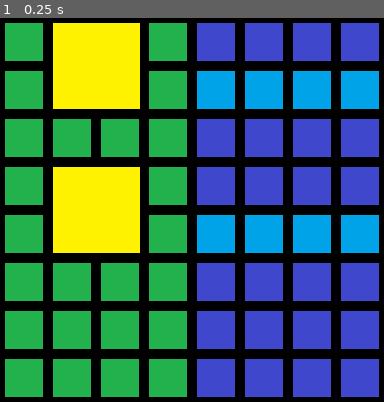
Above: before the commit, frame 1.
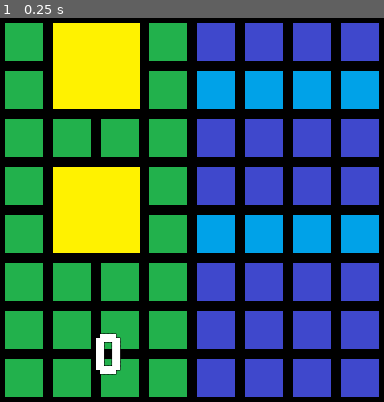
Above: after the commit, the same moment.

Repository: CamComDuck/TapTheDucks
Game: Godot game, scene res://level/level.tscn
The game is run twice, just before and just after one commit, with the same random seed, the same clock (stepped at 60 frames per second) and the same inputs.
Inputs:
- Up to frame 1 (0.25 s): no input
The pictures show only the part of the screen within x 0-50%, y 50-100%; the shares and areas given below are measured in that part.

The runs differ from the first frame. In frame 1, 0.6% of the frame differs, in the area x 25-32%, y 82-93%.

Commit message:
Add win condition based on points and game end ui

Diff:
--- a/project/duck/duck.gd
+++ b/project/duck/duck.gd
@@ -35,6 +35,8 @@
 		move_timer.stop()
 		_fruits_eaten += 1
 		base_duck_sprite.play("eating")
+		if _fruits_eaten == _duck_type.max_fruits:
+			ResourceTracker.points += _duck_type.point_value
 		return true
 
 	else:
@@ -62,6 +64,7 @@
 
 		if _fruits_eaten == _duck_type.max_fruits:
 			base_duck_sprite.flip_h = not base_duck_sprite.flip_h
+
 		else:
 			move_timer.start()
 			AudioController.play_sound_duck_eat_unfinished()
--- a/project/duck/duck_types.gd
+++ b/project/duck/duck_types.gd
@@ -5,3 +5,4 @@
 @export var max_fruits : int
 @export var is_fast_type : bool
 @export var color : Color
+@export var point_value : int
--- a/project/duck/resources/duck_angry.tres
+++ b/project/duck/resources/duck_angry.tres
@@ -8,3 +8,4 @@
 max_fruits = 2
 is_fast_type = true
 color = Color(1, 0, 0, 1)
+point_value = 60
--- a/project/duck/resources/duck_basic.tres
+++ b/project/duck/resources/duck_basic.tres
@@ -8,3 +8,4 @@
 max_fruits = 1
 is_fast_type = false
 color = Color(1, 1, 0, 1)
+point_value = 30
--- a/project/duck/resources/duck_fast.tres
+++ b/project/duck/resources/duck_fast.tres
@@ -8,3 +8,4 @@
 max_fruits = 1
 is_fast_type = true
 color = Color(1, 0.47451, 0, 1)
+point_value = 40
--- a/project/duck/resources/duck_hungry.tres
+++ b/project/duck/resources/duck_hungry.tres
@@ -8,3 +8,4 @@
 max_fruits = 2
 is_fast_type = false
 color = Color(0, 1, 0, 1)
+point_value = 50
--- /dev/null
+++ b/project/level/game_overlay.gd
@@ -0,0 +1,19 @@
+extends Control
+
+@onready var points_label := $PointsLabel as Label
+@onready var game_end_container := $GameEndContainer as VBoxContainer
+@onready var game_end_label := $GameEndContainer/GameEndLabel as Label
+
+func _physics_process(_delta: float) -> void:
+	points_label.text = str(ResourceTracker.points)
+
+
+func game_end(is_win : bool) -> void:
+	if is_win:
+		game_end_label.text = "You win!"
+	else:
+		game_end_label.text = "You lose!"
+
+	game_end_container.position.x = 384 - (game_end_container.size.x / 2)
+	game_end_container.position.y = 384 - (game_end_container.size.y / 2)
+	game_end_container.show()
--- /dev/null
+++ b/project/level/game_overlay.tscn
@@ -0,0 +1,34 @@
+[gd_scene load_steps=3 format=3 uid="uid://bvl71gsqryfai"]
+
+[ext_resource type="Script" path="res://level/game_overlay.gd" id="1_6vak0"]
+[ext_resource type="Theme" uid="uid://cehlnuq88iqv4" path="res://primary_theme.tres" id="1_wh8a7"]
+
+[node name="GameOverlay" type="Control"]
+layout_mode = 3
+anchors_preset = 15
+anchor_right = 1.0
+anchor_bottom = 1.0
+grow_horizontal = 2
+grow_vertical = 2
+script = ExtResource("1_6vak0")
+
+[node name="PointsLabel" type="Label" parent="."]
+layout_mode = 0
+offset_left = 96.0
+offset_top = 679.0
+offset_right = 233.0
+offset_bottom = 761.0
+theme = ExtResource("1_wh8a7")
+text = "12345"
+vertical_alignment = 1
+
+[node name="GameEndContainer" type="VBoxContainer" parent="."]
+visible = false
+layout_mode = 0
+offset_right = 40.0
+offset_bottom = 40.0
+
+[node name="GameEndLabel" type="Label" parent="GameEndContainer"]
+layout_mode = 2
+theme = ExtResource("1_wh8a7")
+text = "You Lose!"
--- a/project/level/level.gd
+++ b/project/level/level.gd
@@ -9,12 +9,15 @@
 
 var _round_max_ducks := 10
 var _round_current_ducks := 0
+var _ducks_finished := 0
 
 var _percent_chance_basic_duck := 40
 var _percent_chance_fast_duck := 30
 var _percent_chance_hungry_duck := 20
 
 var _allow_input := true
+
+@onready var game_overlay := $GameOverlay as Control
 
 @onready var player_position_1 := $PlayerPosition1 as Marker2D
 @onready var player_position_2 := $PlayerPosition2 as Marker2D
@@ -133,12 +136,18 @@
 
 func _on_lane_barrier_left_body_entered(body: Node2D) -> void:
 	if body is Duck:
+		_ducks_finished += 1
 		body.queue_free()
 
 
 func _on_lane_barrier_right_body_entered(body: Node2D) -> void:
 	if body is Duck:
+		_ducks_finished += 1
 		body.queue_free()
+
+		if ResourceTracker.points >= 100 and _ducks_finished == _round_max_ducks:
+			_allow_input = false
+			game_overlay.game_end(true)
 
 
 func _on_duck_spawn_timer_timeout() -> void:
--- a/project/level/level.tscn
+++ b/project/level/level.tscn
@@ -1,8 +1,9 @@
-[gd_scene load_steps=13 format=4 uid="uid://cn0j1vav3mt3r"]
+[gd_scene load_steps=14 format=4 uid="uid://cn0j1vav3mt3r"]
 
 [ext_resource type="Script" path="res://level/level.gd" id="1_b81hx"]
 [ext_resource type="PackedScene" uid="uid://3f2ol0bm2jjt" path="res://player/player.tscn" id="2_8qaat"]
 [ext_resource type="Texture2D" uid="uid://b7cyuhh3yfsl2" path="res://level/graphics/tile_tree.png" id="6_icae1"]
+[ext_resource type="PackedScene" uid="uid://bvl71gsqryfai" path="res://level/game_overlay.tscn" id="7_8tnxi"]
 [ext_resource type="Texture2D" uid="uid://bvakkjbee7smd" path="res://level/graphics/tile_grass.png" id="132_fy1u2"]
 [ext_resource type="Texture2D" uid="uid://56s1vk0qlcyq" path="res://level/graphics/tile_lane.png" id="133_cvyhl"]
 [ext_resource type="Texture2D" uid="uid://cybc8qg1ljdrf" path="res://level/graphics/tile_water.png" id="134_c3fog"]
@@ -102,6 +103,8 @@
 tile_map_data = PackedByteArray("AAAGAAAAAgAAAAAAAAAHAAAAAgAAAAAAAAAIAAAAAgAAAAAAAAAJAAAAAgAAAAAAAAAKAAAAAgAAAAAAAAALAA …(4016 unchanged characters)…
 tile_set = SubResource("TileSet_hpvpu")
 
+[node name="GameOverlay" parent="." instance=ExtResource("7_8tnxi")]
+
 [connection signal="body_entered" from="LaneBarrierLeft" to="." method="_on_lane_barrier_left_body_entered"]
 [connection signal="body_entered" from="LaneBarrierRight" to="." method="_on_lane_barrier_right_body_entered"]
 [connection signal="timeout" from="DuckSpawnTimer" to="." method="_on_duck_spawn_timer_timeout"]
--- /dev/null
+++ b/project/level/resource_tracker.gd
@@ -0,0 +1,4 @@
+extends Node
+
+var points := 0
+var lives := 3
--- /dev/null
+++ b/project/primary_theme.tres
@@ -0,0 +1,9 @@
+[gd_resource type="Theme" load_steps=2 format=3 uid="uid://cehlnuq88iqv4"]
+
+[ext_resource type="FontFile" uid="uid://d30c3u172f5un" path="res://Jersey10-Regular.ttf" id="1_egbdj"]
+
+[resource]
+Label/colors/font_outline_color = Color(0, 0, 0, 1)
+Label/constants/outline_size = 2
+Label/font_sizes/font_size = 75
+Label/fonts/font = ExtResource("1_egbdj")
--- a/project/project.godot
+++ b/project/project.godot
@@ -18,6 +18,7 @@
 [autoload]
 
 AudioController="*res://audio_controller/audio_controller.tscn"
+ResourceTracker="*res://level/resource_tracker.gd"
 
 [display]
 
Not shown, added: project/audio_controller/TBD.wav.import
Not shown, added: project/audio_controller/TBD.wav
